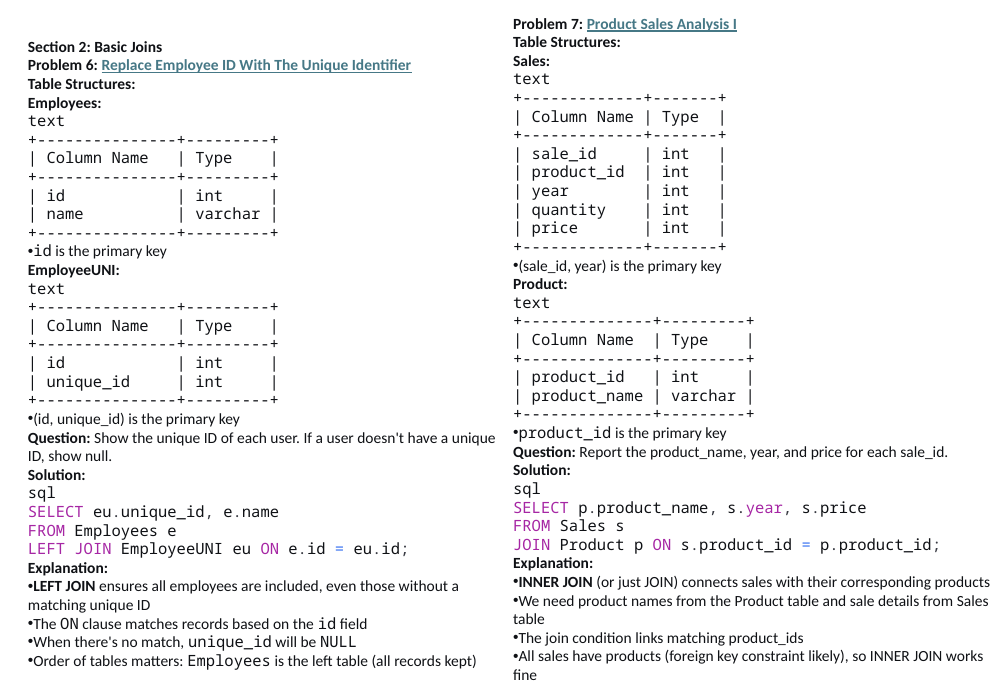
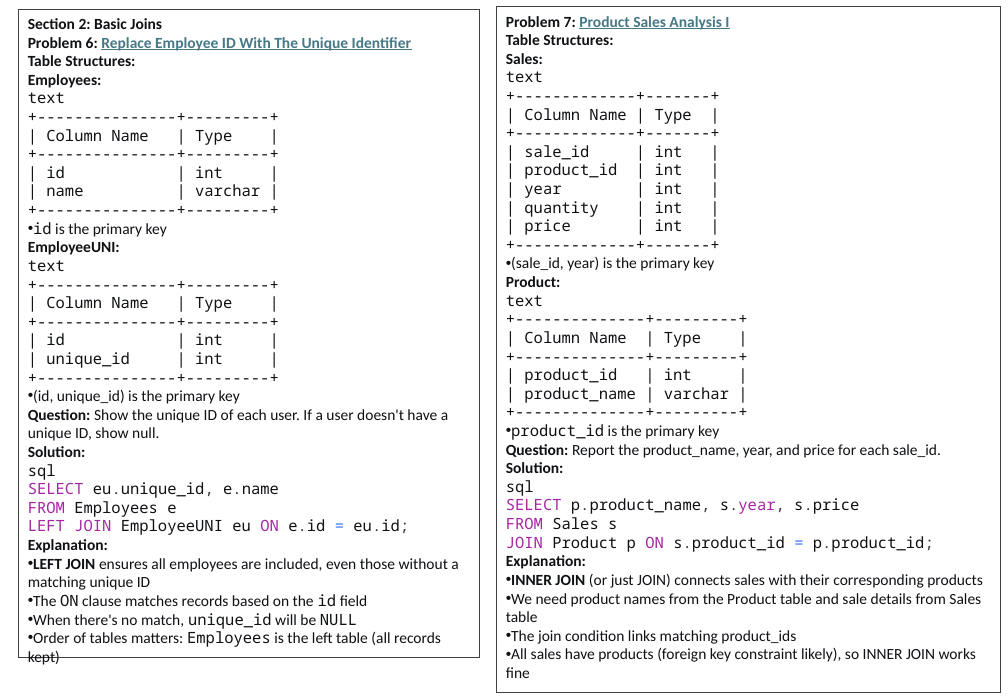
Before and after one commit to umalavanya/FullStackDevelopement_JavaSpring_SQL_ReactProjects, a slide deck: slide 4 of UmaTeachingMaterial/SQL/SQL-50-LeetCode.pptx (slide 5 before the commit). Drawn at 1008x698 pixels with LibreOffice and Linux fonts; fonts in the diff are those of the drawing. Boxes give left, top, right and bottom in pixels: in the first picture for what was removed or moved away, otherwise in the second. Text is boxed around its words. In the diff, an @@ line names an element or a change of style, - is before the commit and + after.

```diff
--- a/UmaTeachingMaterial/SQL/SQL-50-LeetCode.pptx
+++ b/UmaTeachingMaterial/SQL/SQL-50-LeetCode.pptx
@@ rectangle "Section 2: Basic Joins" at (19, 9, 480, 658): outline none to #404040 0.75 pt @@
@@ rectangle "Section 2: Basic Joins": place and size @@
-rectangle "Section 2: Basic Joins" at (28, 41, 496, 670)
+rectangle "Section 2: Basic Joins" at (19, 9, 480, 658)
@@ rectangle "Problem 7: Product Sales Analysis ...": place and size @@
-rectangle "Problem 7: Product Sales Analysis ..." at (513, 18, 990, 680)
+rectangle "Problem 7: Product Sales Analysis ..." at (497, 7, 1001, 692)
@@ rectangle "Problem 7: Product Sales Analysis ..." at (497, 7, 1001, 692): outline none to #404040 0.75 pt @@
```
Also in this commit, not shown: 7 other slides changed, 1 slide added, 69 slides removed, 2 other files.
